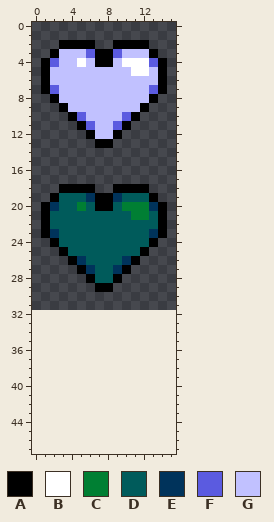
One commit to this pixel-art sprite: src/public/img/ui_sprites_heart.png. Above: the version before the commit.
The file is 16x32 pixels. The old version is drawn lined up with the new one, on the new canvas.
Palette (. is transparent): A #000000  B #ffffff  C #007f33  D #005b5b  E #00335b  F #5b5be0  G #c1c1ff
Pixels before, first column x 1:
 2 ..AAAA..AAAA..
 3 .AGGGFAAFGGGA.
 4 AFGGBGAAGBBBFA
 5 AGGGGGGGGGBBGA
 6 AGGGGGGGGGGGGA
 7 AFGGGGGGGGGGFA
 8 .AGGGGGGGGGGA.
 9 ..AGGGGGGGGA..
10 ...AFGGGGFA...
11 ....AFGGFA....
12 .....AGGA.....
13 ......AA......
14 ..............
15 ..............
16 ..............
17 ..............
18 ..AAAA..AAAA..
19 .ADDDEAAEDDDA.
20 AEDDCDAADCCCEA
21 ADDDDDDDDDCCDA
22 ADDDDDDDDDDDDA
23 AEDDDDDDDDDDEA
24 .ADDDDDDDDDDA.
25 ..ADDDDDDDDA..
26 ...AEDDDDEA...
27 ....AEDDEA....
28 .....ADDA.....
29 ......AA......
The same view after the edit:
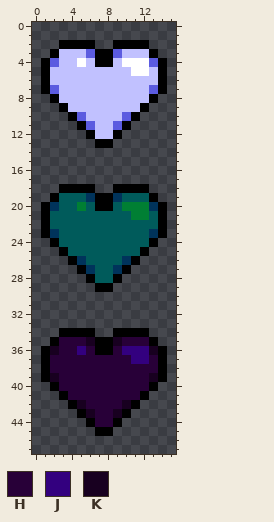
Colours new in this view: H #280038  J #33007f  K #180020
Difference:
canvas 16x32 -> 16x48
y 34: x 3..6 .... -> AAAA; x 9..12 .... -> AAAA
y 35: x 2..13 ............ -> AHHHKAAKHHHA
y 36: x 1..14 .............. -> AKHHJHAAHJJJKA
y 37: x 1..14 .............. -> AHHHHHHHHHJJHA
y 38: x 1..14 .............. -> AHHHHHHHHHHHHA
y 39: x 1..14 .............. -> AKHHHHHHHHHHKA
y 40: x 2..13 ............ -> AHHHHHHHHHHA
y 41: x 3..12 .......... -> AHHHHHHHHA
y 42: x 4..11 ........ -> AKHHHHKA
y 43: x 5..10 ...... -> AKHHKA
y 44: x 6..9 .... -> AHHA
y 45: x 7..8 .. -> AA
